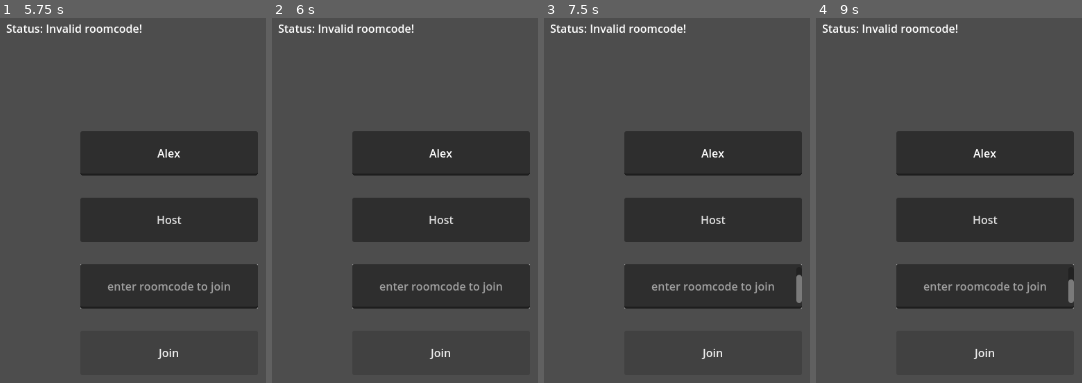
Above: before the commit, frames 1-4 (left to right).
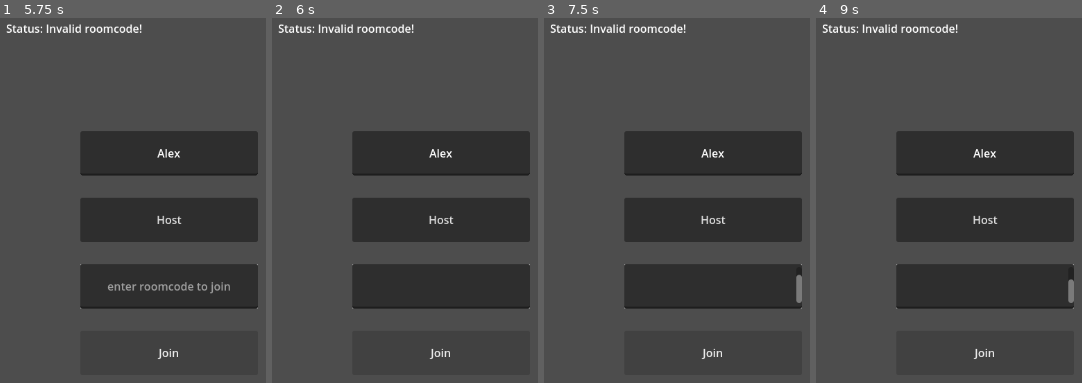
Above: after the commit, the same moments.

Repository: wapordev/godot-holepuncher-example-project
Game: Godot game, scene res://Scenes/Lobby.tscn
Two runs of this game, one before a commit and one after it. Both use one fixed random seed, a clock stepped at 60 frames per second and the inputs below.
Inputs (mouse positions are in pixels of both pictures, inside the frame that each line leads up to):
- Up to frame 1 (5.75 s): click (170, 153) at 0.52 s; type "Alex" at 0.6 s; click (170, 288) at 0.75 s; type "12" at 0.83 s; click "Host" at 1.25 s; click "Join" at 2 s; hold Right (ui_right) 2.78-3.53 s; hold Down (ui_down) 3.53-4.28 s; hold Right (ui_right) 4.28-5.03 s; hold Up (ui_up) from 5.03 s (still down)
- Up to frame 2 (6 s): tap Enter at 5.75 s; release Up (ui_up) at 5.78 s; hold Left (ui_left) from 5.78 s (still down)
- Up to frame 3 (7.5 s): tap Space at 6.5 s; tap Enter at 7.25 s; release Left (ui_left) at 7.28 s; hold Down (ui_down) from 7.28 s (still down)
- Up to frame 4 (9 s): tap Space at 8 s; release Down (ui_down) at 8.03 s; hold Right (ui_right) 8.03-8.78 s; tap Enter at 8.75 s; hold Up (ui_up) from 8.78 s (still down)

Frame 1 is identical in both runs. In frame 2, 0.5% of the frame differs, in the area x 40-87%, y 72-76%; in frame 3, 0.5%; in frame 4, 0.5%.
Error before the commit: Invalid call. Nonexistent function 'remove' in base 'PackedByteArray'. (res://Objects/BetterTextEdit.gd:41)
Error after the commit: Invalid access of index '1' on a base object of type: 'PackedByteArray'. (res://Objects/BetterTextEdit.gd:36)

Commit message:
fixed godot 4.0 api change

Diff:
--- a/Objects/BetterTextEdit.gd
+++ b/Objects/BetterTextEdit.gd
@@ -34,11 +34,11 @@
 		temp = temp.to_ascii_buffer()
 		for i in range(temp.size()):
 			if temp[i] > 122:
-				temp.remove(i)
+				temp.remove_at(i)
 			elif not asciisymbols and temp[i] in symbols:
-				temp.remove(i)
+				temp.remove_at(i)
 			elif not asciinums and temp[i] in nums:
-				temp.remove(i)
+				temp.remove_at(i)
 		temp = temp.get_string_from_ascii()
 	text = temp
 	$Label.text = temp
